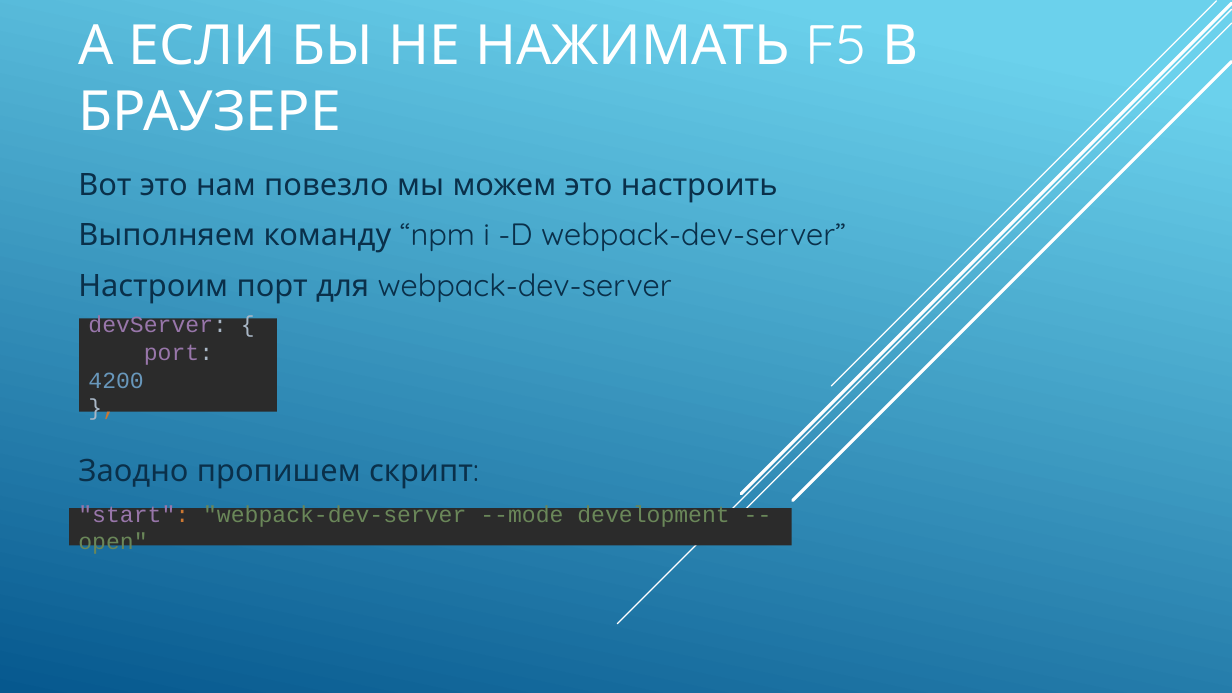
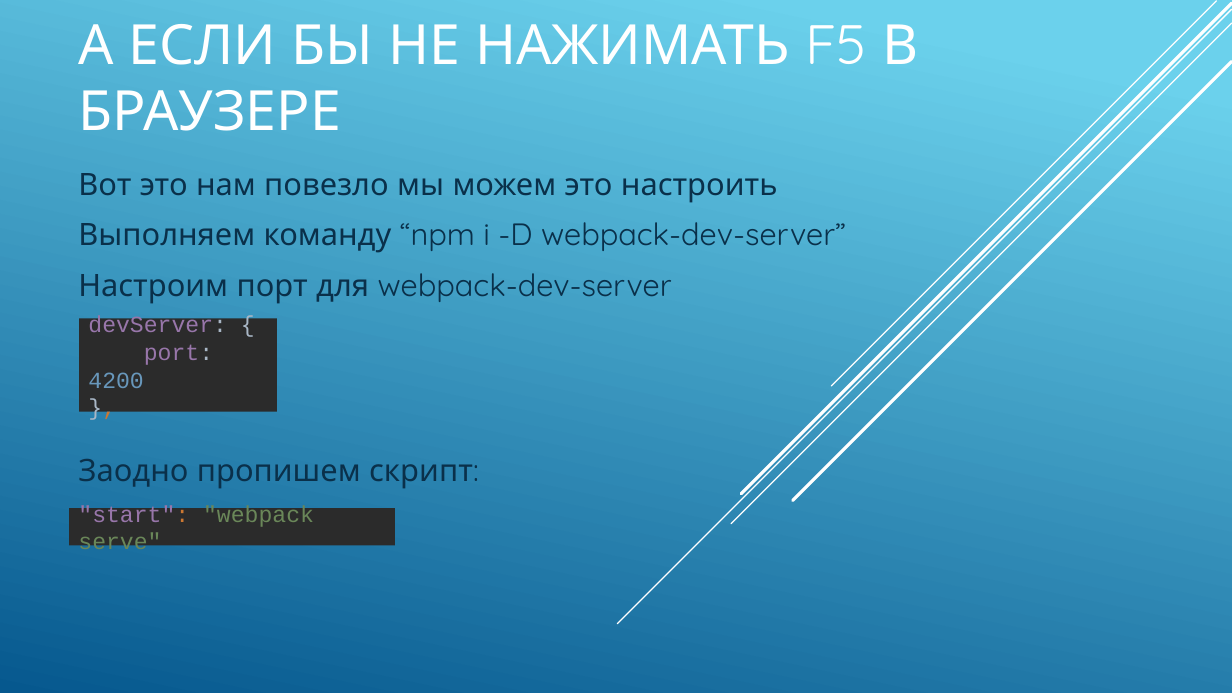
Before and after one commit to SpardaRus/WithoutWebpack, a slide deck: slide 28 of doc/Изучаем Webpack.pptx. Drawn at 1232x693 pixels with LibreOffice and Linux fonts; fonts in the diff are those of the drawing. Boxes give left, top, right and bottom in pixels: in the first picture for what was removed or moved away, otherwise in the second. Text is boxed around its words. In the diff, an @@ line names an element or a change of style, - is before the commit and + after.

```diff
--- a/doc/Изучаем Webpack.pptx
+++ b/doc/Изучаем Webpack.pptx
@@ rectangle ""start": "webpack serve"": place and size @@
-rectangle ""start": "webpack serve"" at (69,508,792,545)
+rectangle ""start": "webpack serve"" at (69,508,396,545)
@@ text in rectangle at (78,505,314,557): text changed @@
-"start": "webpack-dev-server --mode development --open"
+"start": "webpack serve"
```
Also in this commit, not shown: 1 other slide changed.
